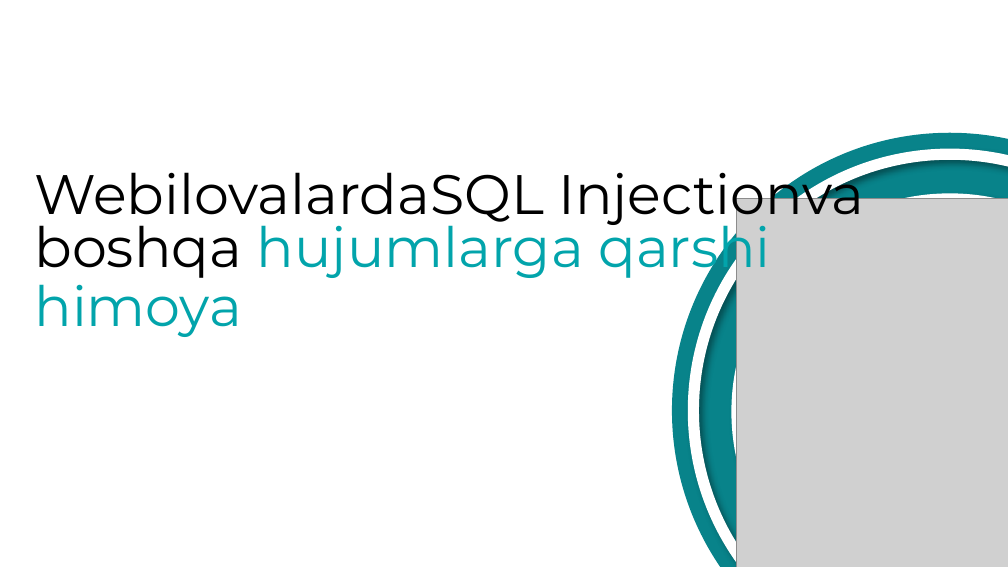
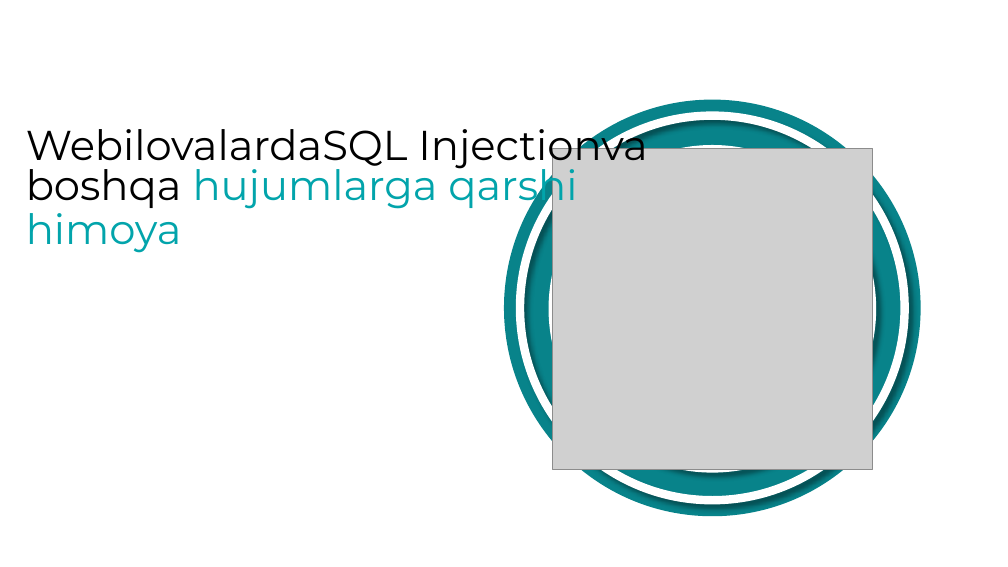
Before and after one commit to Azizjon003/pikachu, a slide deck: slide 1 of azimut.pptx. Drawn at 1008x567 pixels with LibreOffice and Linux fonts; fonts in the diff are those of the drawing; grey boxes stand for pictures. Boxes give left, top, right and bottom in pixels: in the first picture for what was removed or moved away, otherwise in the second. Text is boxed around its words. In the diff, an @@ line names an element or a change of style, - is before the commit and + after.

```diff
--- a/azimut.pptx
+++ b/azimut.pptx
@@ text "WebilovalardaSQL Injectionva boshqa hujumlarga qarshi": place and size @@
-text "WebilovalardaSQL Injectionva boshqa hujumlarga qarshi" at (34, 159, 864, 337)
+text "WebilovalardaSQL Injectionva boshqa hujumlarga qarshi" at (26, 119, 648, 253)
@@ text "WebilovalardaSQL Injectionva boshqa hujumlarga qarshi" at (26, 119, 648, 253): size 39.8 to 29.8 pt; less space between paragraphs @@
@@ freeform shape: place and size @@
-freeform shape at (672, 133, 1008, 567)
+freeform shape at (504, 100, 920, 516)
@@ freeform shape: place and size @@
-freeform shape at (694, 154, 1008, 567)
+freeform shape at (520, 116, 905, 501)
@@ freeform shape at (520, 116, 905, 501): outline #FFFFFF 8 pt to #FFFFFF 6 pt; shadow changed @@
@@ picture: place and size @@
-picture at (736, 199, 1008, 567)
+picture at (552, 148, 873, 469)
@@ freeform shape: place and size @@
-freeform shape at (736, 199, 1008, 567)
+freeform shape at (552, 148, 873, 469)
@@ freeform shape at (552, 148, 873, 469): outline #FFFFFF 6.75 pt to #FFFFFF 5.06 pt; shadow changed @@
```
Also in this commit, not shown: 14 other slides changed, 3 other files.
